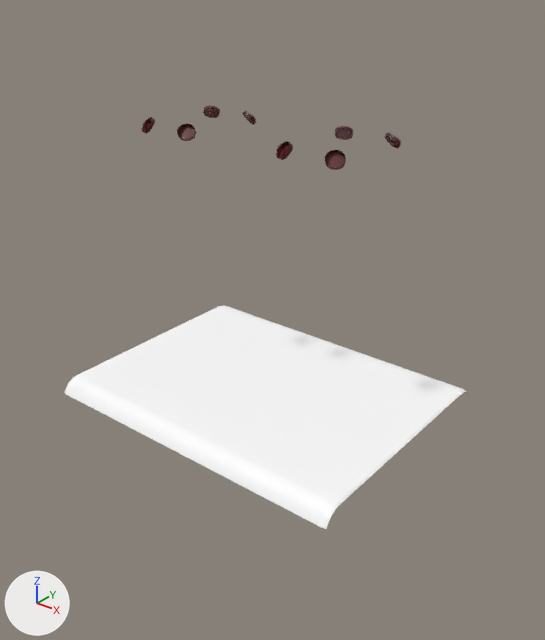
What one commit did to the FBX model Project/ContentsResources/Mesh/Level/1_2/SortObject/Servicehatch/m_dlc08_servicehatch_01.fbx.
Rendered twice from a camera (50 mm lens) standing at (0.026, -0.0348, 0.0294) and looking at (0.0011, -0.0037, 0.0101). Lighting does not change. The marker at lower left points along +X, +Y and +Z. Where no turn or scale is listed for an object, it has been applied to the vertices.

Objects in the first picture: 'm_dlc08_servicehatch_01_0', 'm_dlc08_servicehatch_01_1'.
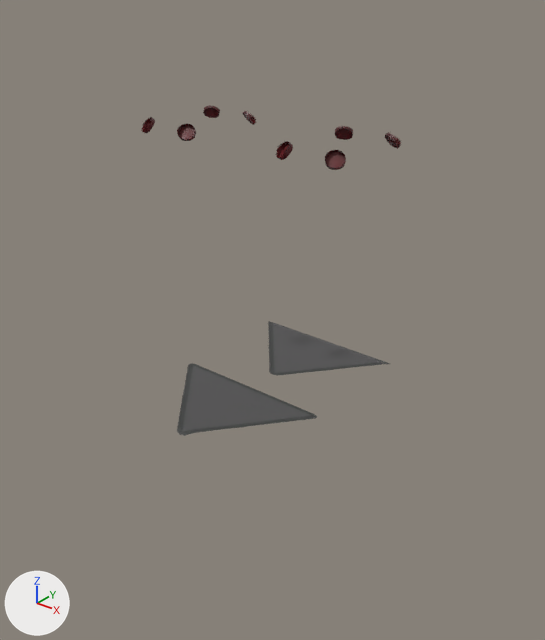
Boxes (x1, y1, x2, y2) around the edits, measured in the pictures (545 x 640 px):
'm_dlc08_servicehatch_01_0', recoloured (white to grey): (65, 305, 468, 529) in both

The change in detail:
Picture 'servicehatch_Arrow.png' (img_servicehatch_arrow_png) is new.
Material 'Material.001' (mat_material_001) is new.
Its texture is img_servicehatch_arrow_png (with its transparency).
me_mesh_005 has 40 vertices, 54 faces and spans x -0.0102..0.0102, y -0.0109..0.0049, z 0.0042..0.0051.
me_mesh_005 no longer uses material mat_material_012 (picture img_white_png).
me_mesh_005 now uses material mat_material_001 (picture img_servicehatch_arrow_png).
